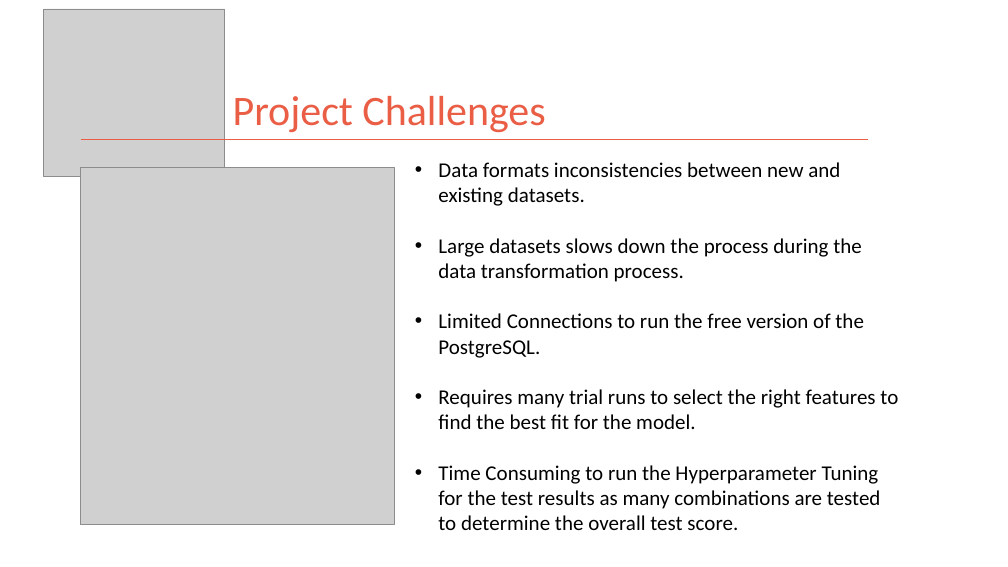
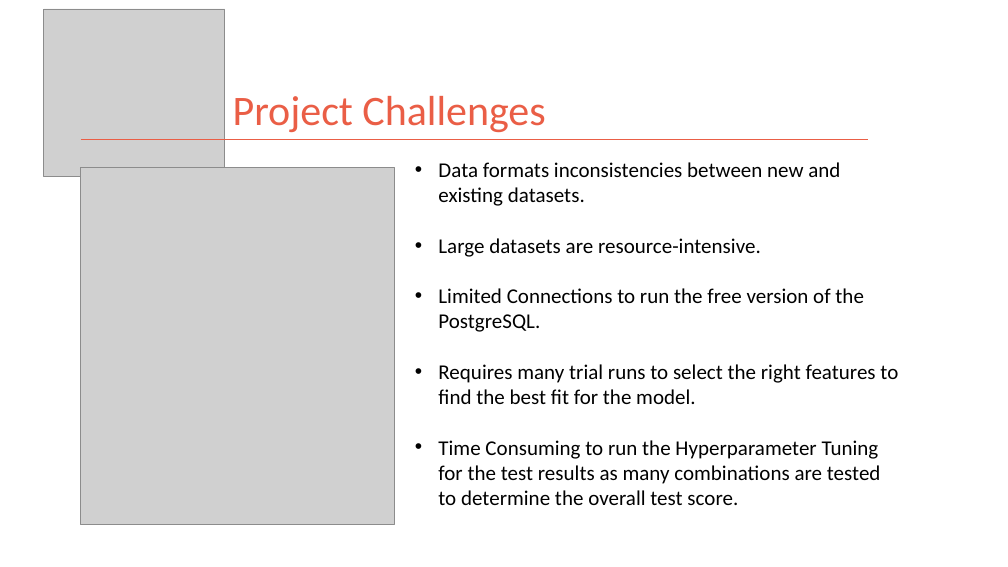
Before and after one commit to kman4/AirbnbPredictions, a slide deck: slide 22 of Airbnb Price Predictions (Model).pptx (slide 21 before the commit). Drawn at 1008x567 pixels with LibreOffice and Linux fonts; fonts in the diff are those of the drawing; grey boxes stand for pictures. Boxes give left, top, right and bottom in pixels: in the first picture for what was removed or moved away, otherwise in the second. Text is boxed around its words. In the diff, an @@ line names an element or a change of style, - is before the commit and + after.

Commit message:
update powerpoint

```diff
--- a/Airbnb Price Predictions (Model).pptx
+++ b/Airbnb Price Predictions (Model).pptx
@@ text at (x1=438, y1=238, x2=761, y2=257): text changed @@
-• Large datasets slows down the process during the data transformation process.
+• Large datasets are resource-intensive.
```
Also in this commit, not shown: 1 slide added, 1 slide removed.
